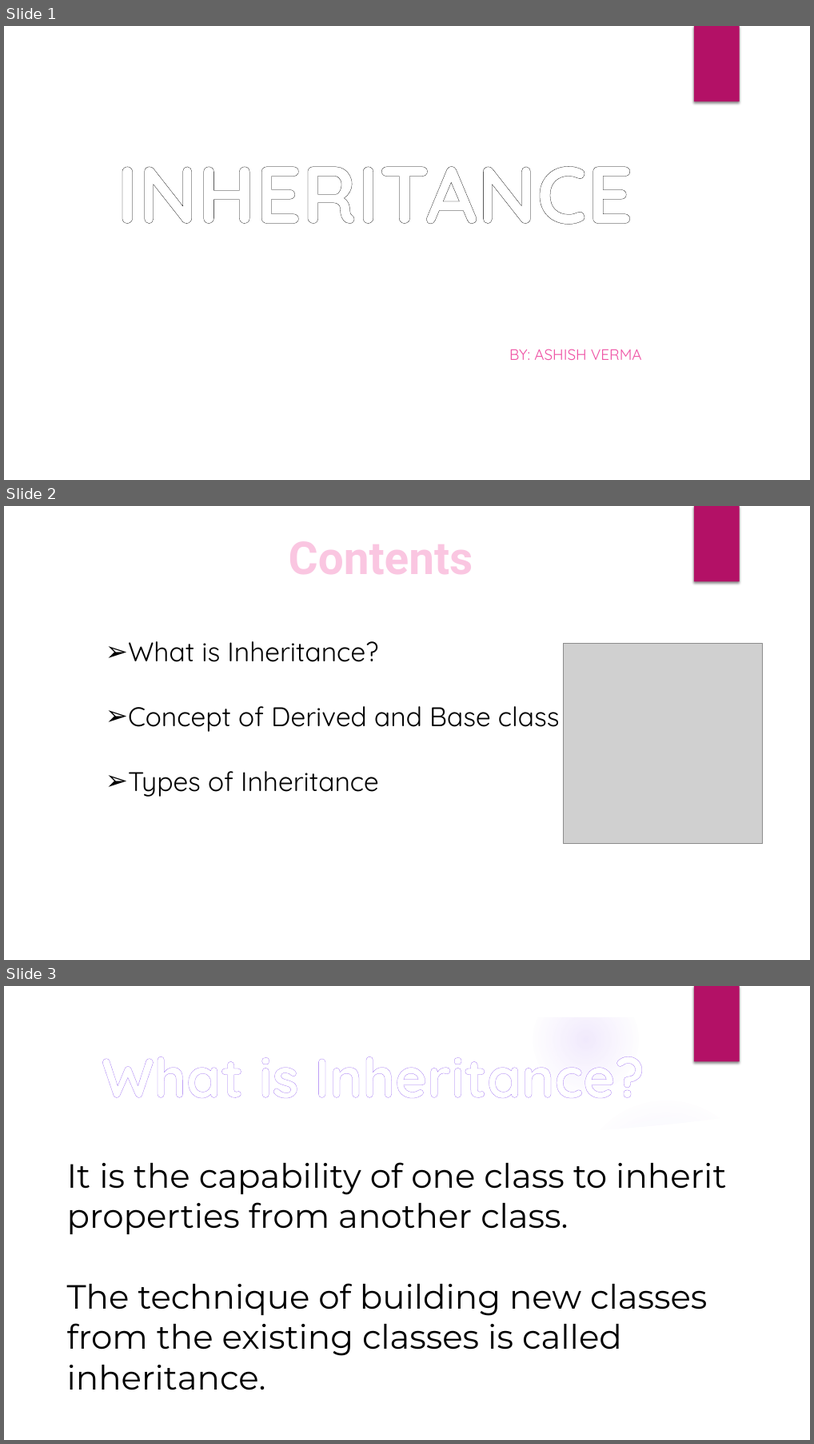
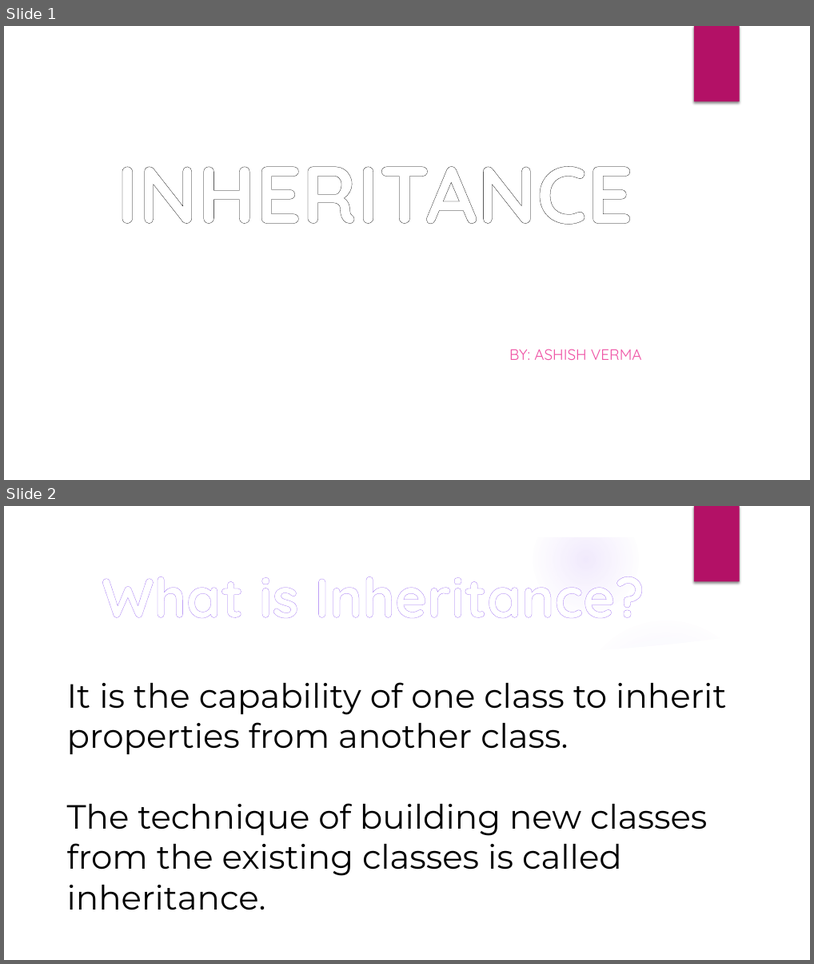
Before and after one commit to AshishVerma2711/Team, a slide deck: Inheritance.pptx. Shown one above the other, each under a label of ours: slides 1, 2 and 3 before the commit, slides 1 and 2 after it. The pictures are 814x1444 and 814x964 pixels, drawn with LibreOffice and Linux fonts; fonts in the diff are those of the drawing; grey boxes stand for pictures; background and template pictures are left out. Boxes give left, top, right and bottom in pixels: in the first picture for what was removed or moved away, otherwise in the second. Text is boxed around its words. In the diff, an @@ line names an element or a change of style, - is before the commit and + after.

```diff
--- a/Inheritance.pptx
+++ b/Inheritance.pptx
@@ slide 2 removed at <box>4,506,810,960</box>, background #FFFFFF; not listed: 1 template element that a slide beside it also shows @@
@@ text removed at <box>289,541,474,574</box> @@
-Contents
@@ text removed at <box>128,641,560,796</box> @@
-➢ What is Inheritance?
-➢ Concept of Derived and Base class
-➢ Types of Inheritance
@@ picture removed at <box>563,644,763,843</box> @@
@@ what was slide 3 is now slide 2 @@
```
Also in this commit, not shown: 2 slides changed, 4 slides added, 4 other slides removed.
